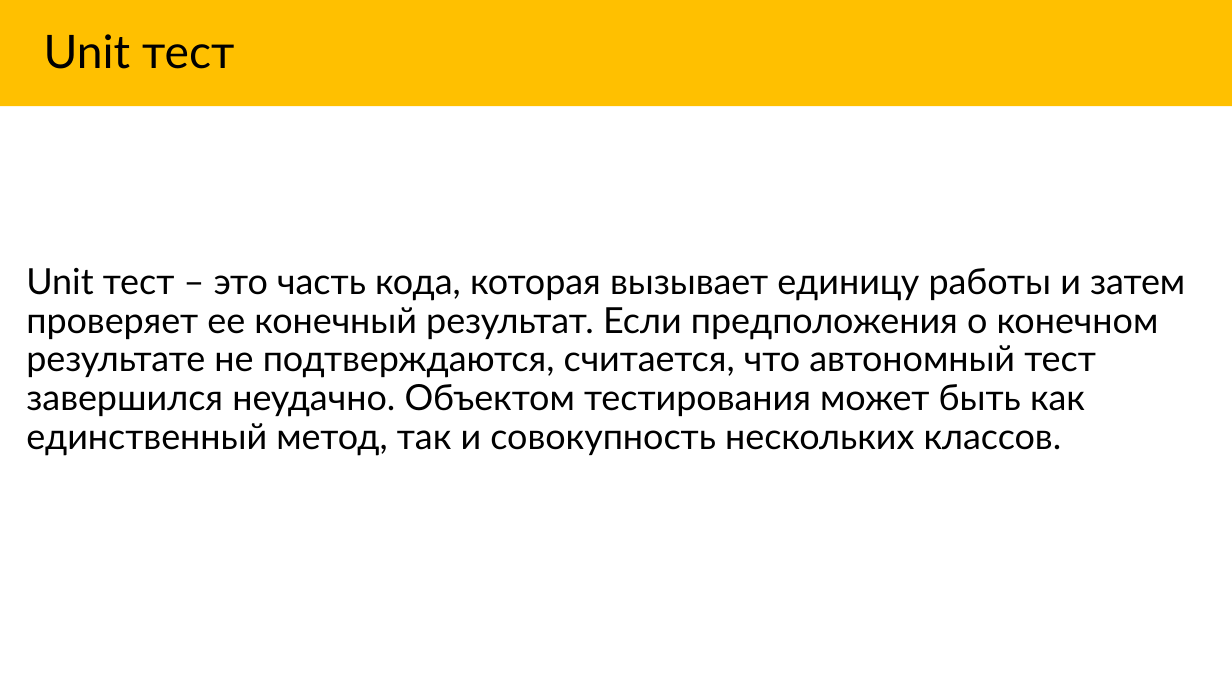
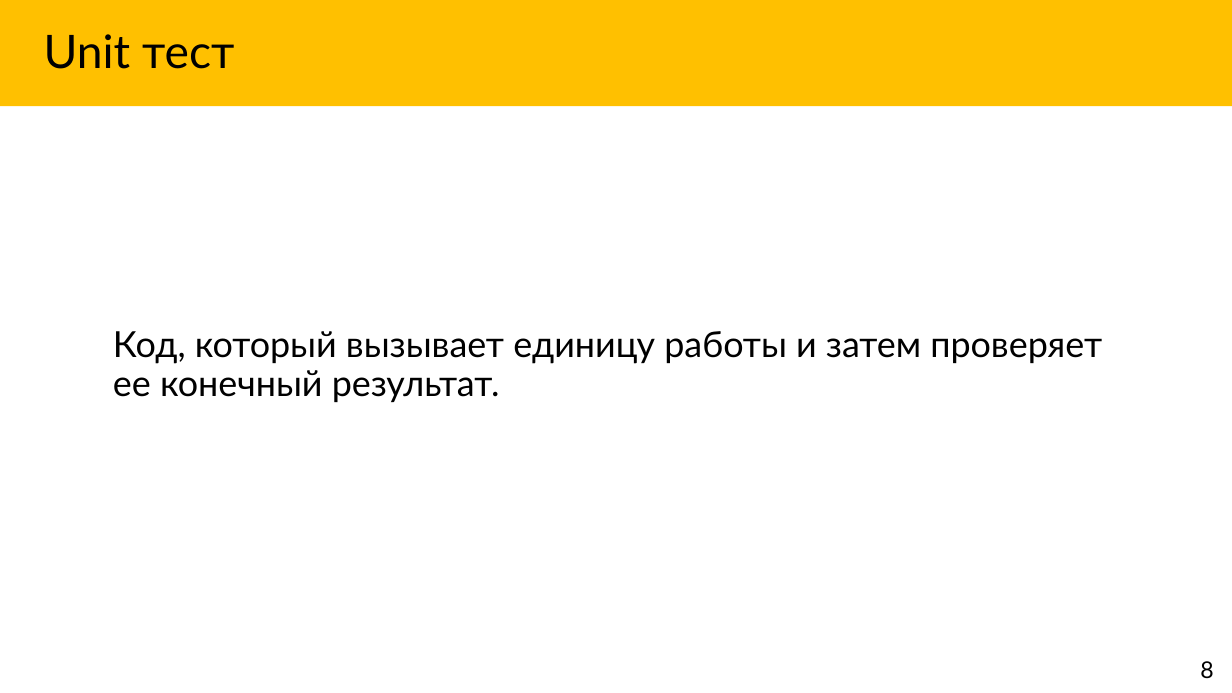
Before and after one commit to Markeli/BugsStrikesBack, a slide deck: slide 7 of docs/Markelow.UnitTests.pptx (slide 8 before the commit). Drawn at 1232x693 pixels with LibreOffice and Linux fonts; fonts in the diff are those of the drawing. Boxes give left, top, right and bottom in pixels: in the first picture for what was removed or moved away, otherwise in the second. Text is boxed around its words. In the diff, an @@ line names an element or a change of style, - is before the commit and + after.

```diff
--- a/docs/Markelow.UnitTests.pptx
+++ b/docs/Markelow.UnitTests.pptx
@@ text at [113, 331, 1102, 402]: text changed @@
-Unit тест – это часть кода, которая вызывает единицу работы и затем проверяет ее конечный результат. Если предположения о конечном результате не подтверждаются, считается, что автономный тест завершился неудачно. Объектом тестирования может быть как единственный метод, так и совокупность нескольких классов.
+Код, который вызывает единицу работы и затем проверяет ее конечный результат.
@@ text added at [1200, 661, 1213, 678], 18 pt, text #000000 @@
+8
```
Also in this commit, not shown: 24 other slides changed, 4 slides added, 3 slides removed, 15 other files.
